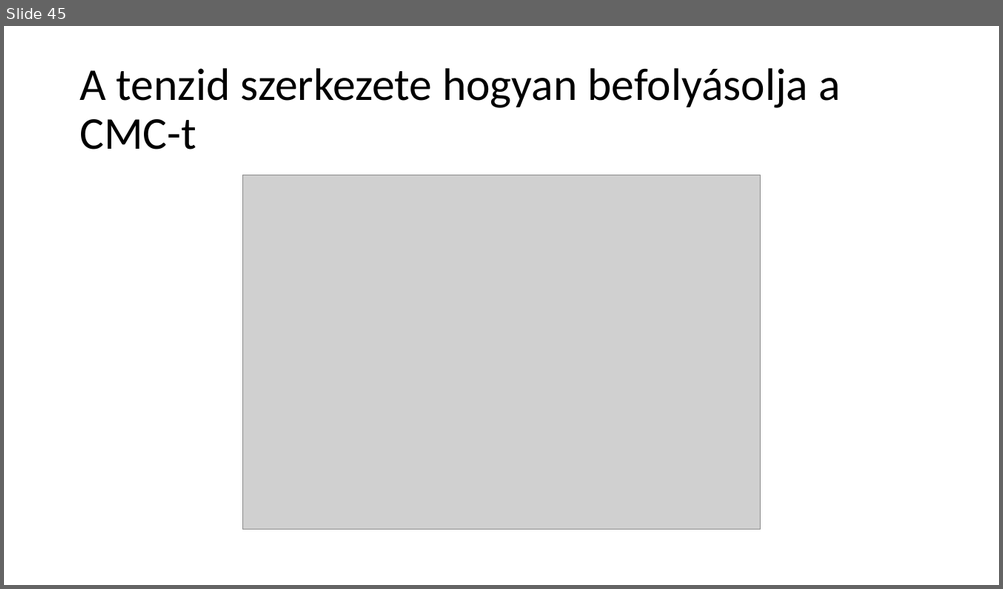
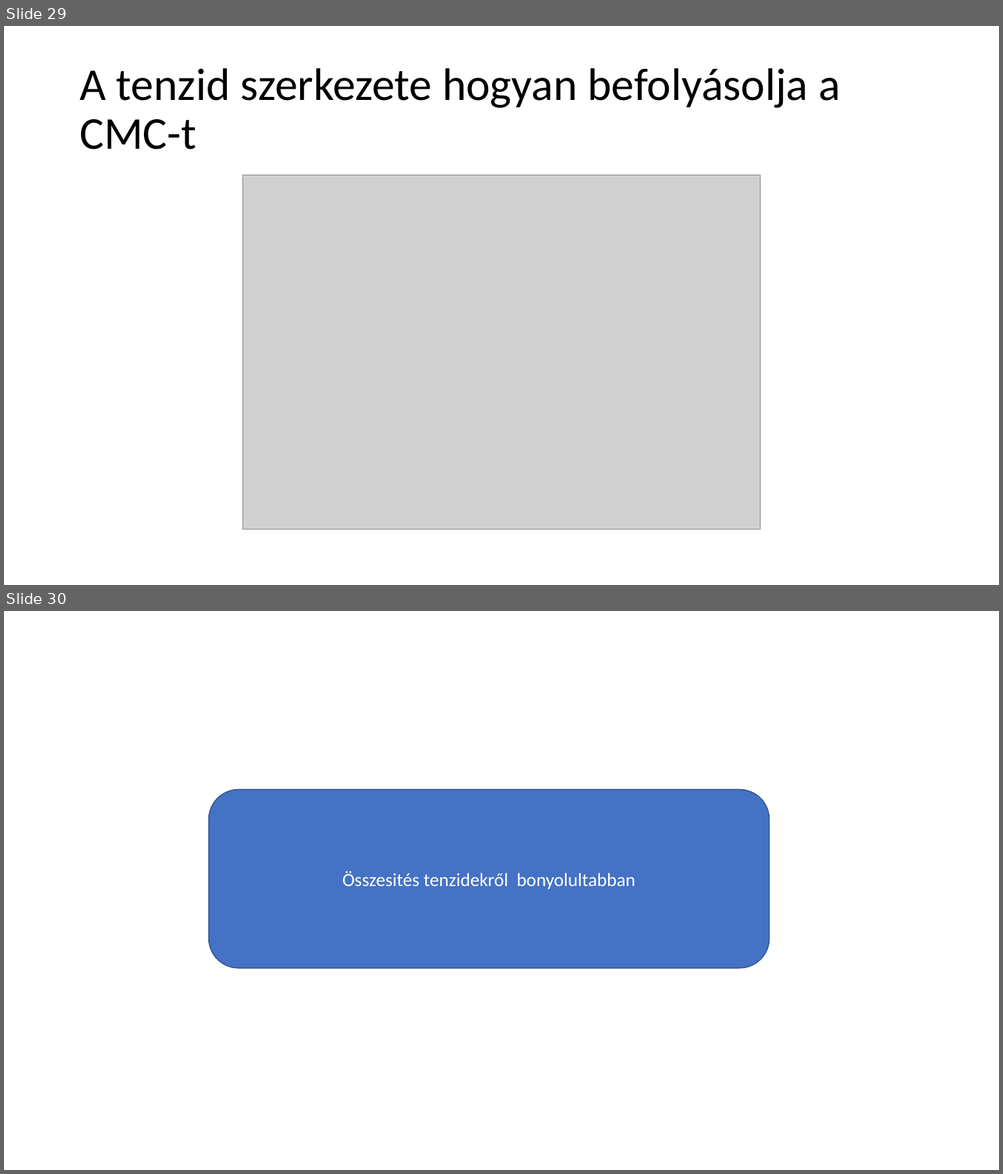
Before and after one commit to LilianaBohus/chemistry-presenations, a slide deck: formulations-and-surfactants.pptx. Shown one above the other, each under a label of ours: slide 45 before the commit, slides 29 and 30 after it. The pictures are 1003x589 and 1003x1174 pixels, drawn with LibreOffice and Linux fonts; fonts in the diff are those of the drawing; grey boxes stand for pictures. Boxes give left, top, right and bottom in pixels: in the first picture for what was removed or moved away, otherwise in the second. Text is boxed around its words. In the diff, an @@ line names an element or a change of style, - is before the commit and + after.

```diff
--- a/formulations-and-surfactants.pptx
+++ b/formulations-and-surfactants.pptx
@@ slide 30 added at box(4, 611, 999, 1170), background #FFFFFF @@
@@ rounded rectangle added at box(208, 790, 768, 969), fill #4472C4, outline #325491 1 pt, 18 pt, text #FFFFFF @@
+Összesités tenzidekről bonyolultabban
@@ what was slide 45 is now slide 29 @@
```
Also in this commit, not shown: 4 slides changed, 7 other slides added, 5 slides removed.
